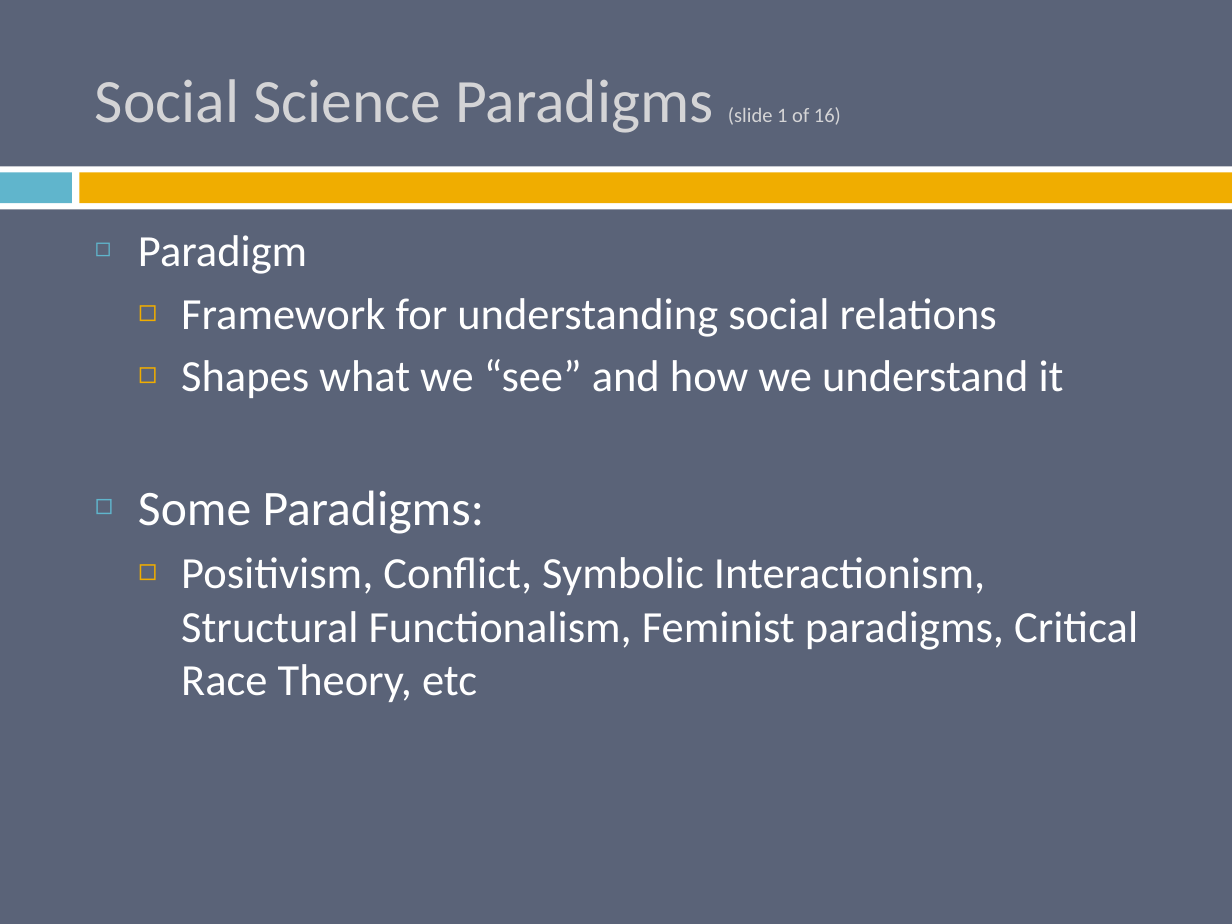
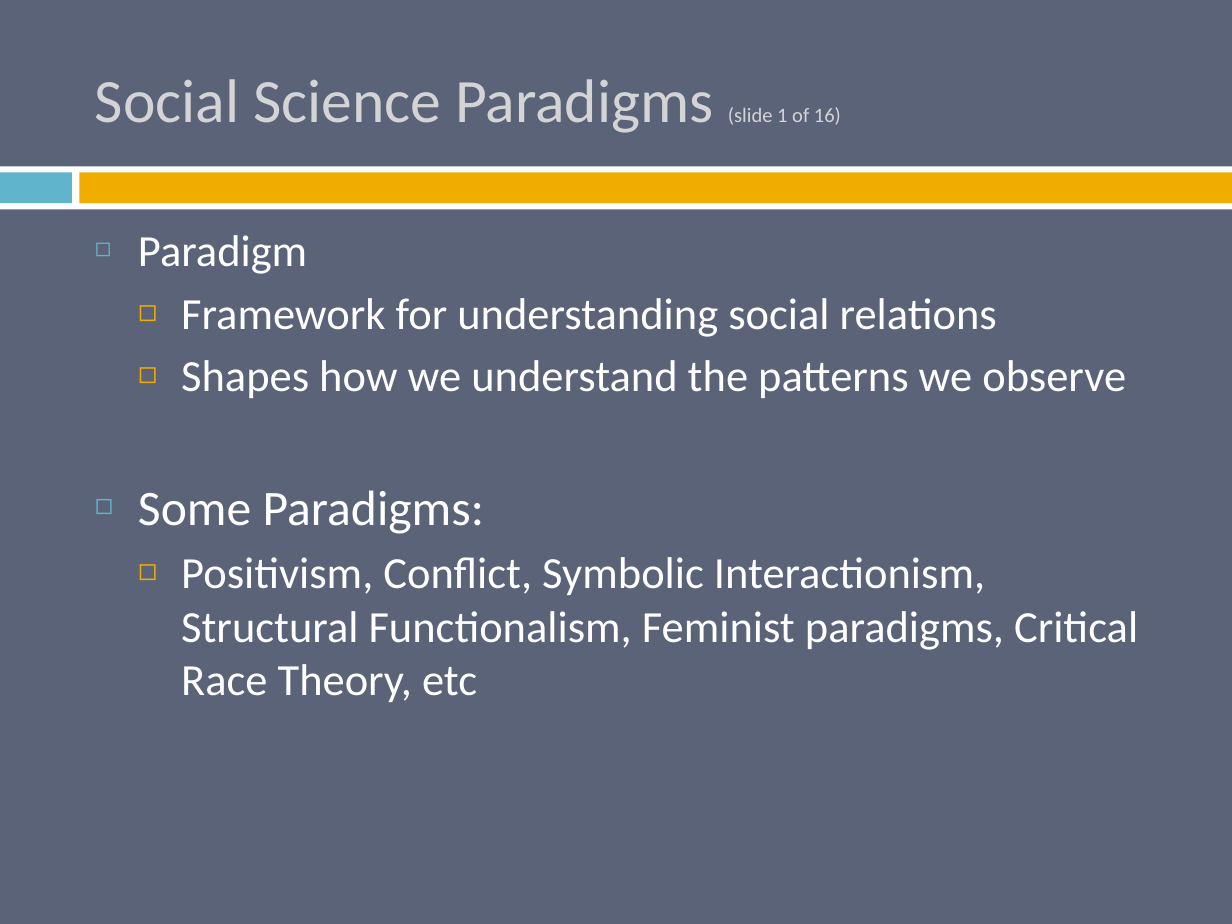
Before and after one commit to burrelvannjr/methods_csuf, a slide deck: slide 4 of ppts/old/Babbie_7e_PPT_ch_02.pptx. Drawn at 1232x924 pixels with LibreOffice and Linux fonts; fonts in the diff are those of the drawing. Boxes give left, top, right and bottom in pixels: in the first picture for what was removed or moved away, otherwise in the second. Text is boxed around its words. In the diff, an @@ line names an element or a change of style, - is before the commit and + after.

```diff
--- a/ppts/old/Babbie_7e_PPT_ch_02.pptx
+++ b/ppts/old/Babbie_7e_PPT_ch_02.pptx
@@ text at (181,360,1126,398): text changed @@
-  ◻ Shapes what we “see” and how we understand it
+  ◻ Shapes how we understand the patterns we observe
```
Also in this commit, not shown: 6 other slides changed, 14 other files.
